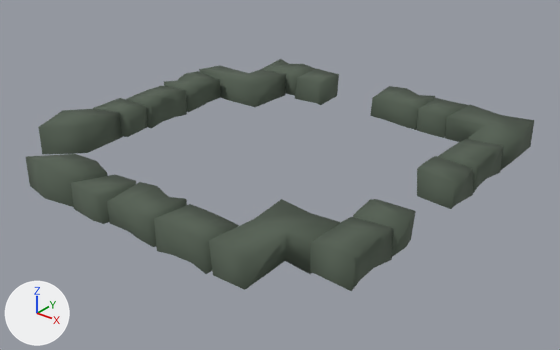
One commit to the FBX model Assets/Art/Models/Garden/CH_GA_Wall_Brush_B_Hell.FBX: the scene before it, then after it.
The view is the same before and after, from a 50 mm camera at (28.9, -73.6, 12.9) aimed at (10.7, -50.9, -1.2). Lighting does not change. The marker at lower left points along +X, +Y and +Z. Where no turn or scale is listed for an object, it has been applied to the vertices.

Objects in the first picture: 'CH_GA_Wall_Brush_B_Hell'.
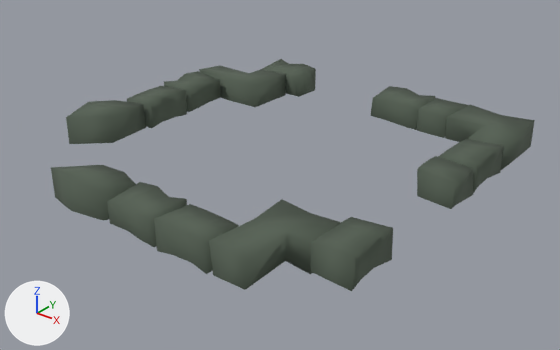
The newer file is also turned or shifted as a whole; pictures and numbers use the older file's frame.

Where the change shows, as pixel boxes (x1, y1, x2, y2) in the pictures (560 x 350 px; the box of a moved part takes in the faces that stretch with it):
'CH_GA_Wall_Brush_B_Hell', reshaped
    before: (26, 59, 534, 291)
    after: (51, 59, 535, 291)
part 1 of me_mesh, moved or reshaped
    before: (26, 154, 108, 207)
    after: (51, 165, 136, 221)
part 2 of me_mesh, deleted
    before: (71, 175, 136, 224)
part 3 of me_mesh, cut back
    before: (340, 199, 416, 268)
    after: (340, 217, 393, 268)
part 4 of me_mesh, cut back
    before: (38, 98, 148, 154)
    after: (66, 100, 146, 144)
part 5 of me_mesh, cut back
    before: (286, 64, 339, 105)
    after: (286, 64, 316, 96)

The edits, one by one:
me_mesh is used by ob_ch_ga_wall_brush_b_hell; location (10.03, -50.73, 0.0).
me_mesh had 272 vertices, 376 faces and spanned x -8.1..8.1, y -8.1..8.1, z -0.8..0.8.
me_mesh now has 224 vertices, 312 faces and spans x -8.1..8.1, y -8.1..8.1, z -0.8..0.8.
me_mesh part 1: the loose piece of 12 vertices spanning x -5.7..-2.3, y -8.1..-6.3, z -0.7..0.8 is moved by (1.6, 0.0, 0.0).
me_mesh part 2: the loose piece of 12 vertices spanning x -2.7..-0.9, y -8.1..-6.3, z -0.7..0.4 is deleted.
Part 3, on me_mesh:
12 vertices are removed from x 6.3..8.1, y -3.7..-2.1, z -0.7..0.4.
22 faces are deleted.
1 vertex moves within x 8.1, y -3.6, z -0.7.
6 new faces join them.
Part 4, on me_mesh:
22 vertices are removed from x -8.1..-6.3, y -5.7..-1.1, z -0.7..0.8.
32 faces are deleted.
1 vertex moves within x -6.6, y -0.9, z 0.4.
10 vertices are added at x -8.1..-6.3, y -4.3..-1.5, z -0.7..0.8.
16 new faces join them.
Part 5, on me_mesh:
12 vertices are removed from x -3.7..-2.1, y 6.3..8.1, z -0.7..0.4.
22 faces are deleted.
1 vertex moves within x -3.6, y 8.1, z -0.7.
6 new faces join them.
